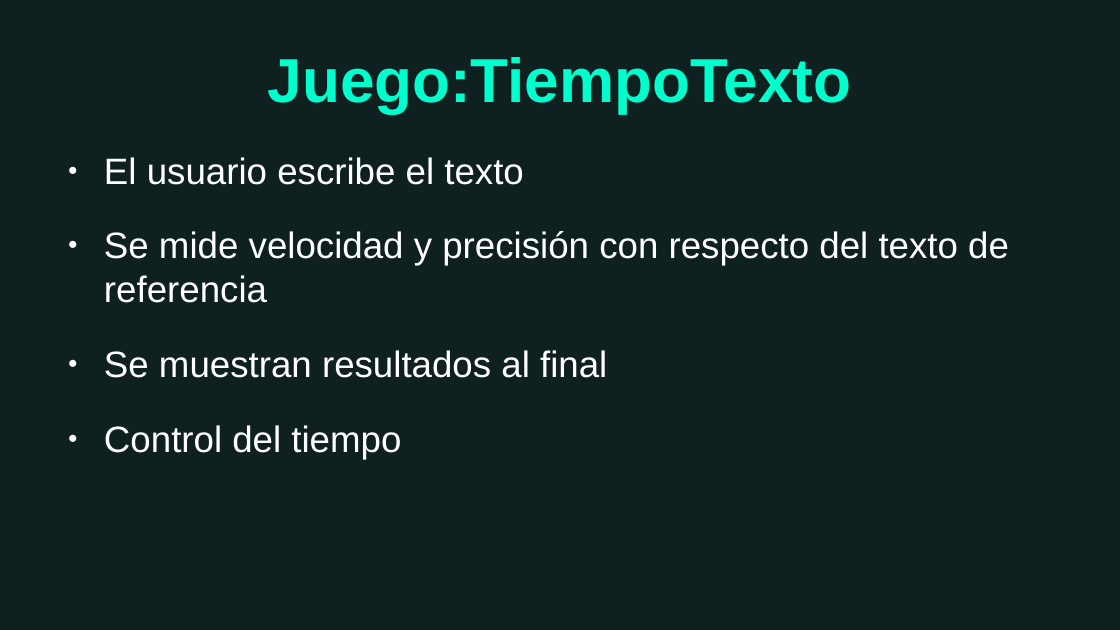
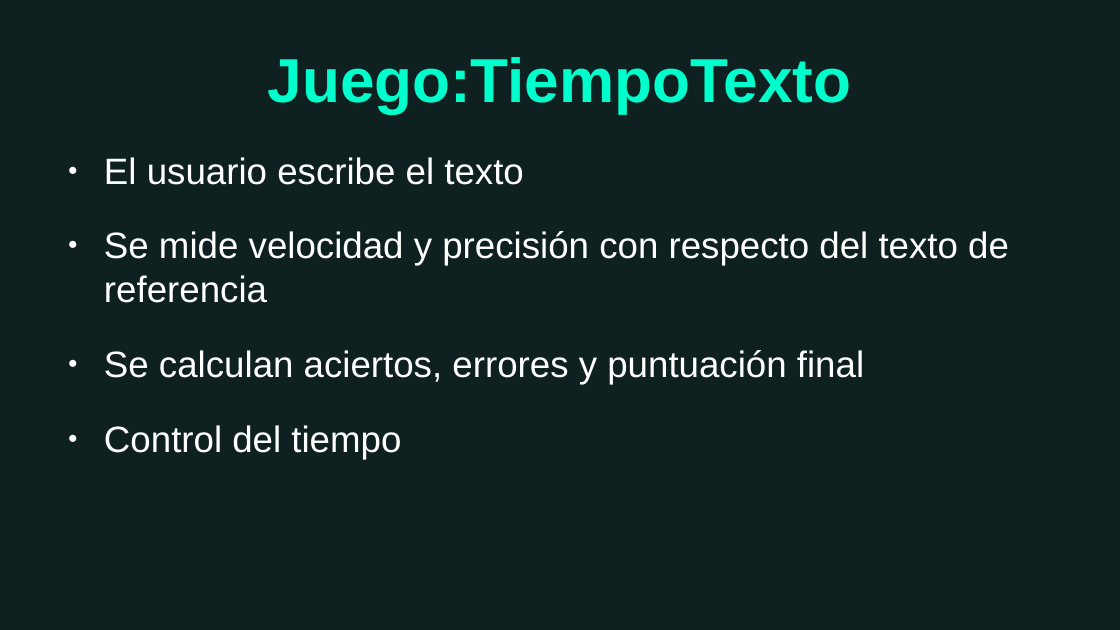
Before and after one commit to David-IFC/DAW, a slide deck: slide 11 of AplicacionFinalCursoPHP/ProyectoFinalDAW.odp. Drawn at 1120x630 pixels with LibreOffice and Linux fonts; fonts in the diff are those of the drawing; background and template pictures are left out. Boxes give left, top, right and bottom in pixels: in the first picture for what was removed or moved away, otherwise in the second. Text is boxed around its words. In the diff, an @@ line names an element or a change of style, - is before the commit and + after.

```diff
--- a/AplicacionFinalCursoPHP/ProyectoFinalDAW.odp
+++ b/AplicacionFinalCursoPHP/ProyectoFinalDAW.odp
@@ text at box(104, 350, 864, 384): text changed @@
-● Se muestran resultados al final
+● Se calculan aciertos, errores y puntuación final
```
Also in this commit, not shown: 6 other slides changed, 1 slide removed, 1 other file.
